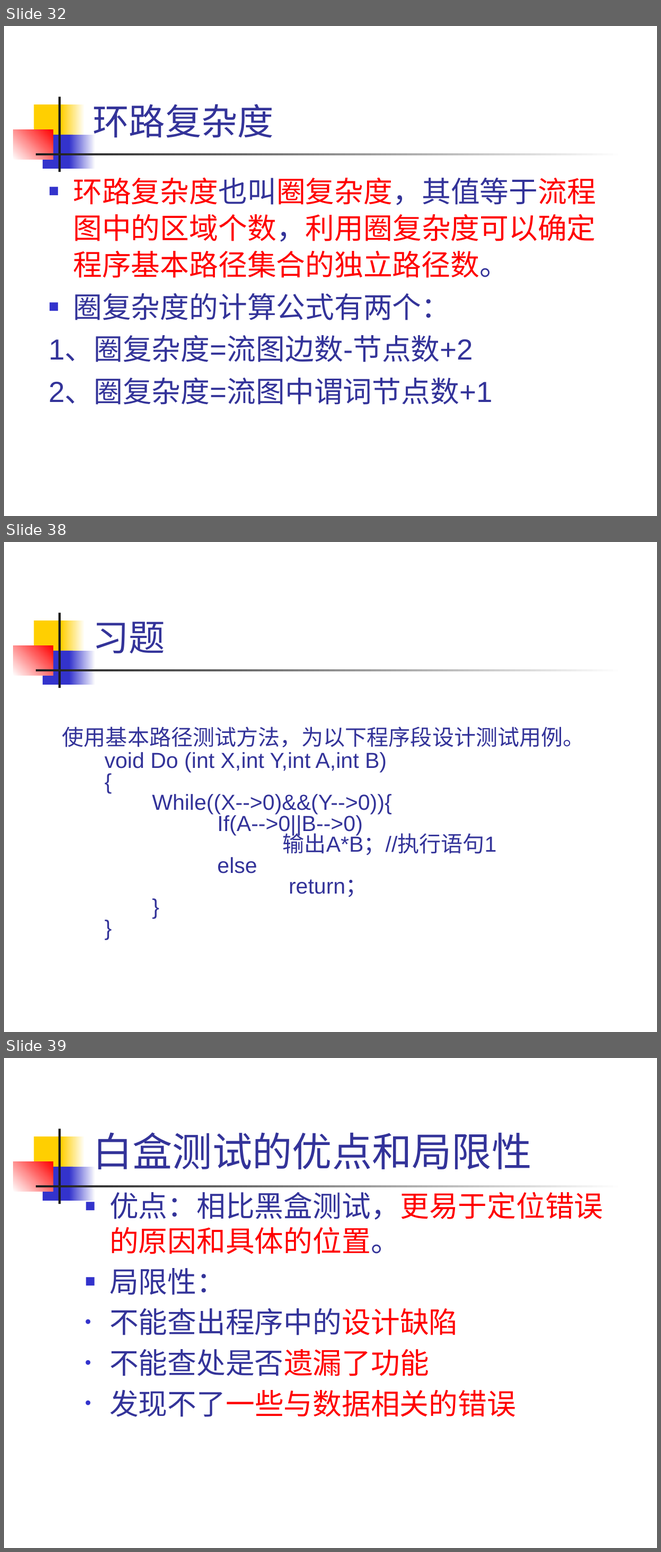
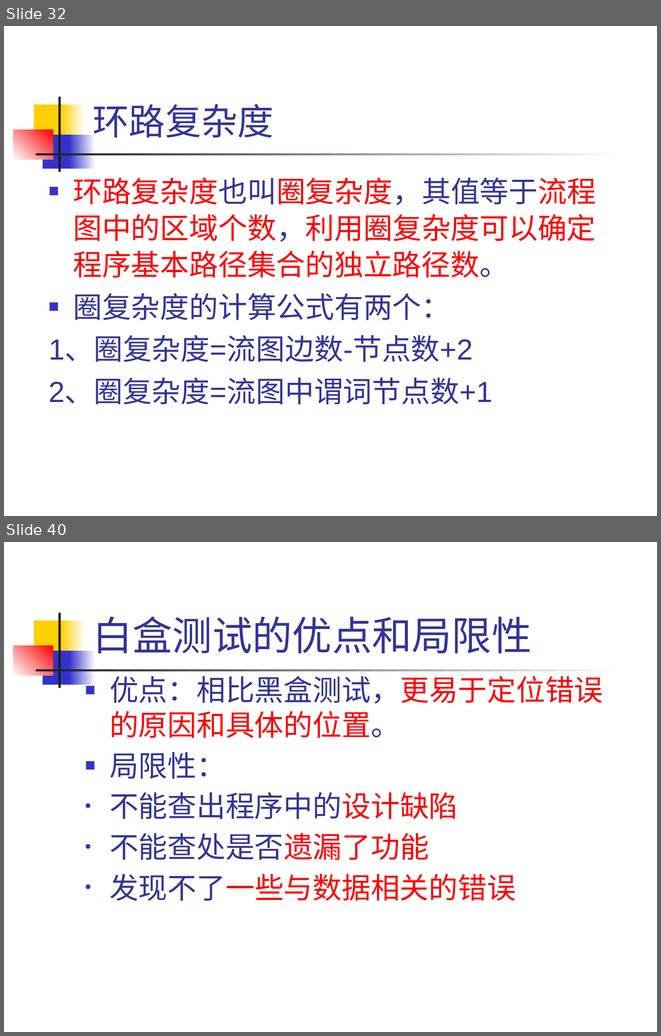
Before and after one commit to 1-518/Three-Kindoms, a slide deck: 白盒黑盒/白盒测试技术/白盒测试技术.pptx. Shown one above the other, each under a label of ours: slides 32, 38 and 39 before the commit, slides 32 and 40 after it; the slides between them are not shown. The pictures are 661x1552 and 661x1036 pixels, drawn with LibreOffice and Linux fonts; fonts in the diff are those of the drawing. Boxes give left, top, right and bottom in pixels: in the first picture for what was removed or moved away, otherwise in the second. Text is boxed around its words. In the diff, an @@ line names an element or a change of style, - is before the commit and + after.

```diff
--- a/白盒黑盒/白盒测试技术/白盒测试技术.pptx
+++ b/白盒黑盒/白盒测试技术/白盒测试技术.pptx
@@ slide 38 removed at bbox=[4, 542, 657, 1032], background #FFFFFF; not listed: 7 template elements that a slide beside it also shows @@
@@ title removed at bbox=[93, 622, 165, 653] @@
-习题
@@ text removed at bbox=[62, 726, 585, 897] @@
-使用基本路径测试方法，为以下程序段设计测试用例。
-void Do (int X,int Y,int A,int B)
-{
-While((X-->0)&&(Y-->0)){
-If(A-->0||B-->0)
-输出A*B；//执行语句1
-else
-return；
-}
-}
@@ what was slide 39 is now slide 40 @@
```
Also in this commit, not shown: 9 slides changed, 2 slides added.
